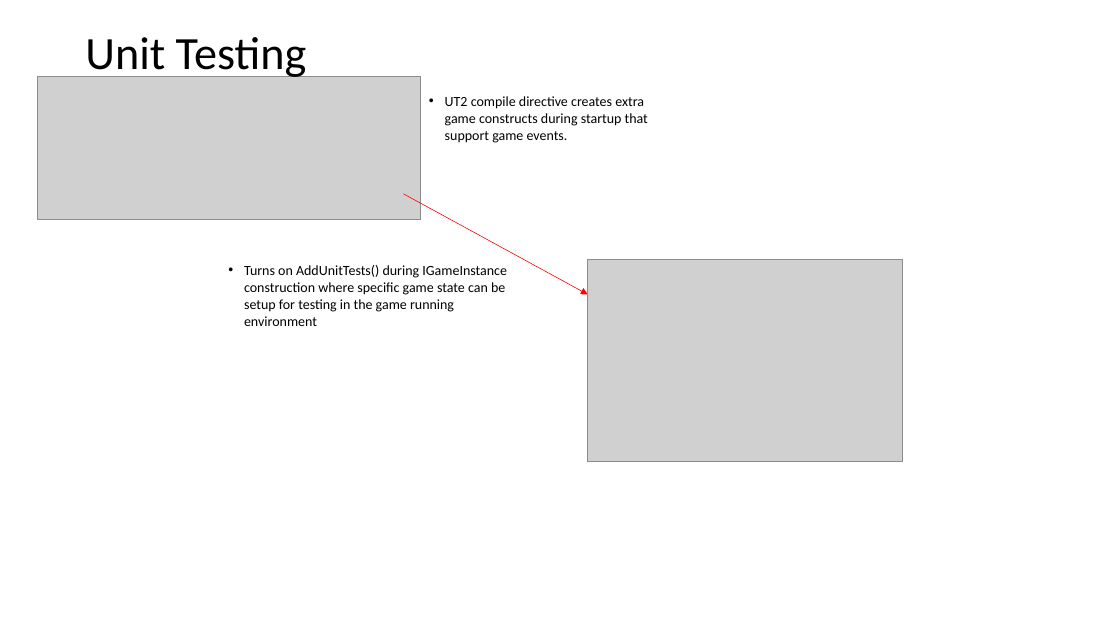
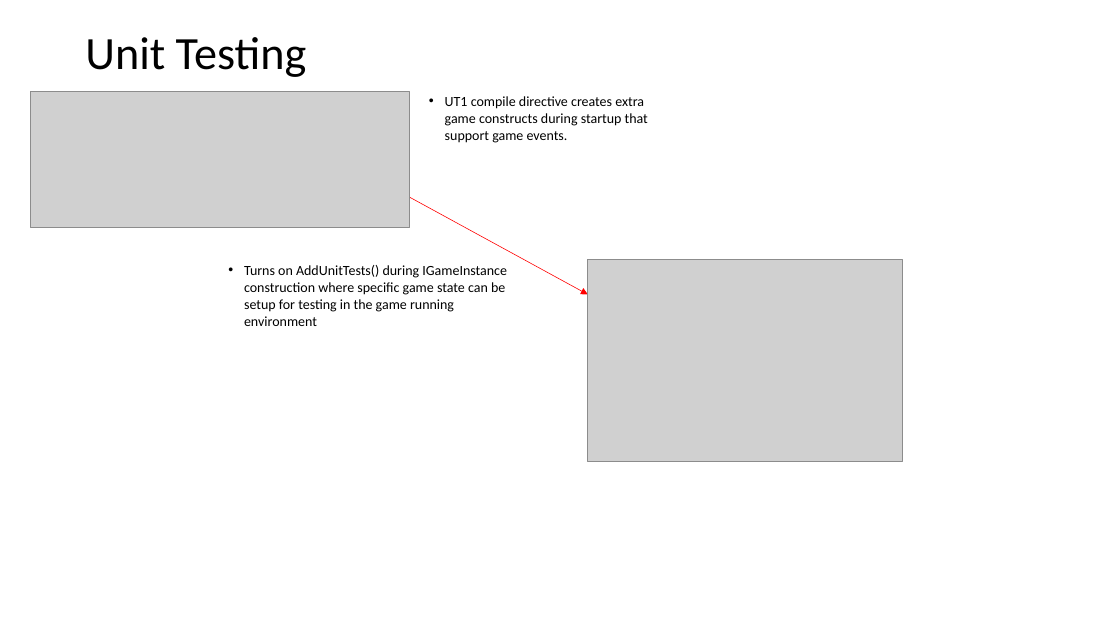
Before and after one commit to happysulla/BarbarianPrince, a slide deck: slide 22 of Documentation/Barbarian Prince Design.pptx (slide 21 before the commit). Drawn at 1120x630 pixels with LibreOffice and Linux fonts; fonts in the diff are those of the drawing; grey boxes stand for pictures. Boxes give left, top, right and bottom in pixels: in the first picture for what was removed or moved away, otherwise in the second. Text is boxed around its words. In the diff, an @@ line names an element or a change of style, - is before the commit and + after.

```diff
--- a/Documentation/Barbarian Prince Design.pptx
+++ b/Documentation/Barbarian Prince Design.pptx
@@ picture: place and size @@
-picture at bbox=[38, 76, 421, 220]
+picture at bbox=[30, 92, 410, 227]
@@ text at bbox=[445, 96, 648, 143]: text changed @@
-• UT2 compile directive creates extra game constructs during startup that support game events.
+• UT1 compile directive creates extra game constructs during startup that support game events.
```
Also in this commit, not shown: 2 other slides changed, 1 slide added.
